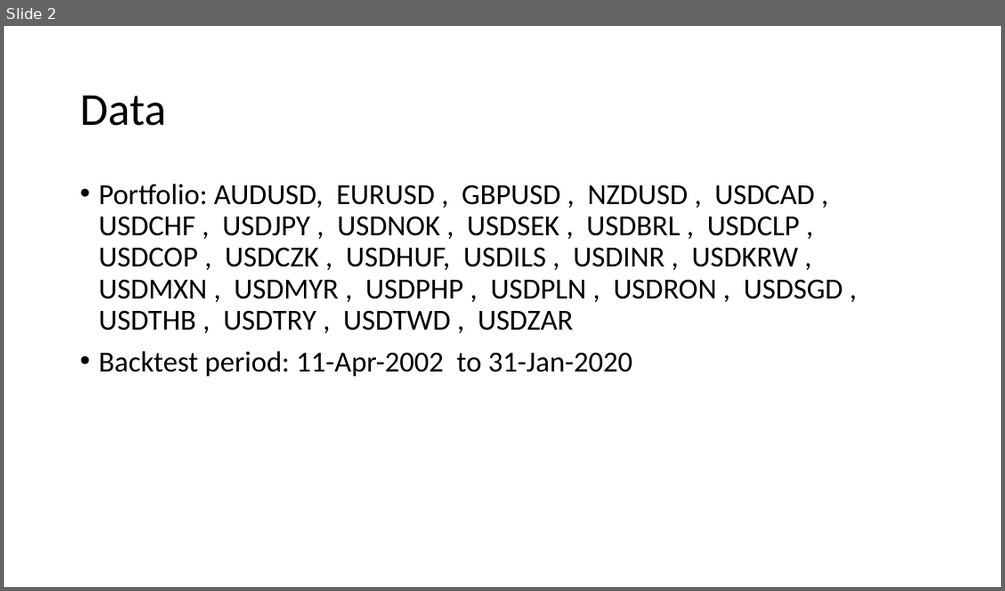
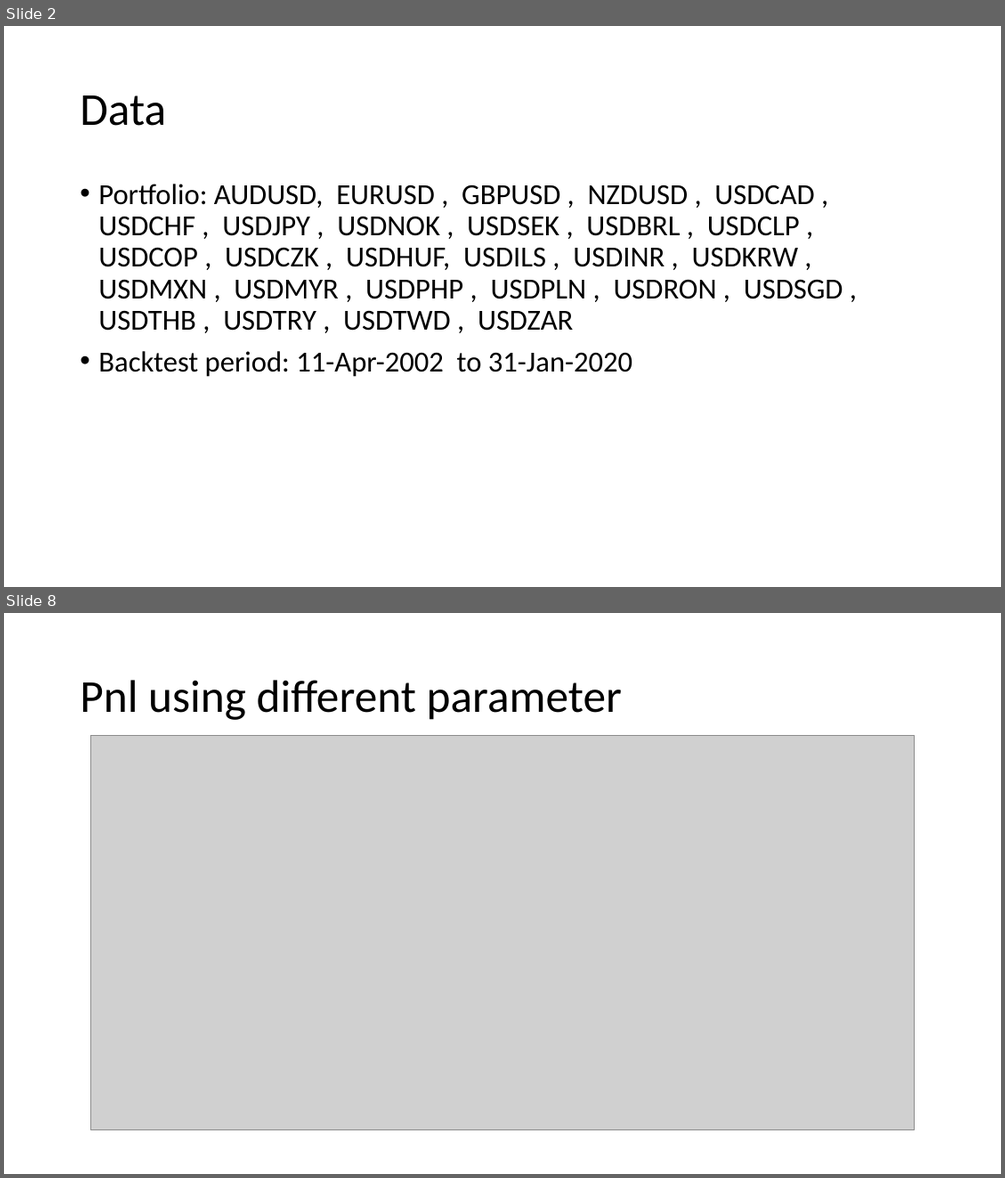
Before and after one commit to thtang/MATLAB-Quantitative-Finance, a slide deck: MATLAB_Quant_book/Chapter 13/Turtle Trading.pptx. Shown one above the other, each under a label of ours: slide 2 before the commit, slides 2 and 8 after it; the slides between them are not shown. The pictures are 1005x591 and 1005x1178 pixels, drawn with LibreOffice and Linux fonts; fonts in the diff are those of the drawing; grey boxes stand for pictures. Boxes give left, top, right and bottom in pixels: in the first picture for what was removed or moved away, otherwise in the second. Text is boxed around its words. In the diff, an @@ line names an element or a change of style, - is before the commit and + after.

```diff
--- a/MATLAB_Quant_book/Chapter 13/Turtle Trading.pptx
+++ b/MATLAB_Quant_book/Chapter 13/Turtle Trading.pptx
@@ slide 8 added at (x1=4, y1=613, x2=1001, y2=1174), background #FFFFFF @@
@@ title added at (x1=80, y1=680, x2=622, y2=720), 44 pt, text #000000 @@
+Pnl using different parameter
@@ picture added at (x1=90, y1=736, x2=914, y2=1130) @@
```
Also in this commit, not shown: 1 slide changed, 8 other slides added, 1 slide removed, 43 other files.
